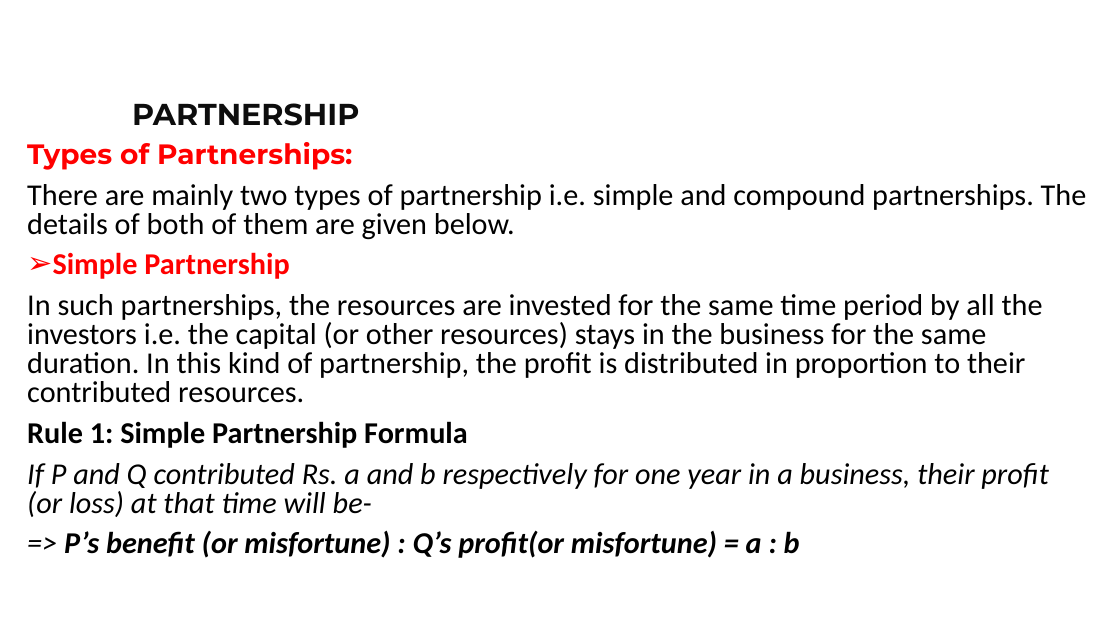
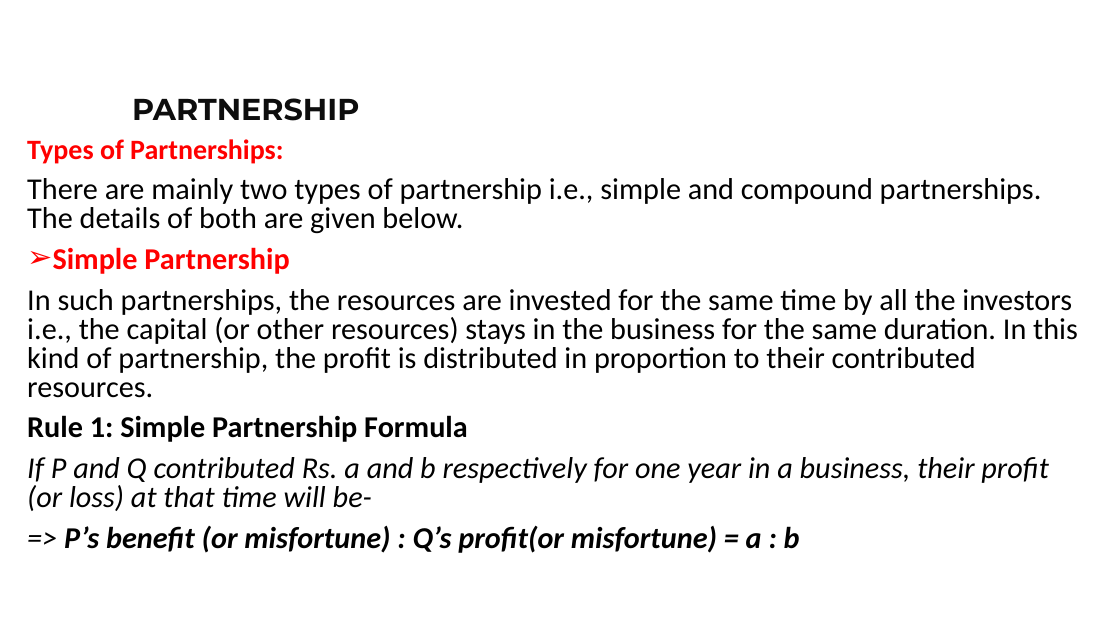
Before and after one commit to Harshita251005/BE-CSE-3RD-YEAR, a slide deck: slide 3 of NALR/11. Partnership.pptx. Drawn at 1120x630 pixels with LibreOffice and Linux fonts; fonts in the diff are those of the drawing; background and template pictures are left out. Boxes give left, top, right and bottom in pixels: in the first picture for what was removed or moved away, otherwise in the second. Text is boxed around its words. In the diff, an @@ line names an element or a change of style, - is before the commit and + after.

```diff
--- a/NALR/11. Partnership.pptx
+++ b/NALR/11. Partnership.pptx
@@ text at (27,139,283,164): font Montserrat to Calibri in "Types of Partnerships:" @@
@@ text at (27,178,1042,234): text changed @@
-There are mainly two types of partnership i.e. simple and compound partnerships. The details of both of them are given below.
+There are mainly two types of partnership i.e., simple and compound partnerships. The details of both are given below.
@@ text at (27,289,1078,398): text changed @@
-In such partnerships, the resources are invested for the same time period by all the investors i.e. the capital (or other resources) stays in the business for the same duration. In this kind of partnership, the profit is distributed in proportion to their contributed resources.
+In such partnerships, the resources are invested for the same time by all the investors i.e., the capital (or other resources) stays in the business for the same duration. In this kind of partnership, the profit is distributed in proportion to their contributed resources.
```
Also in this commit, not shown: 38 other slides changed, 1 slide added, 16 slides removed, 24 other files.
